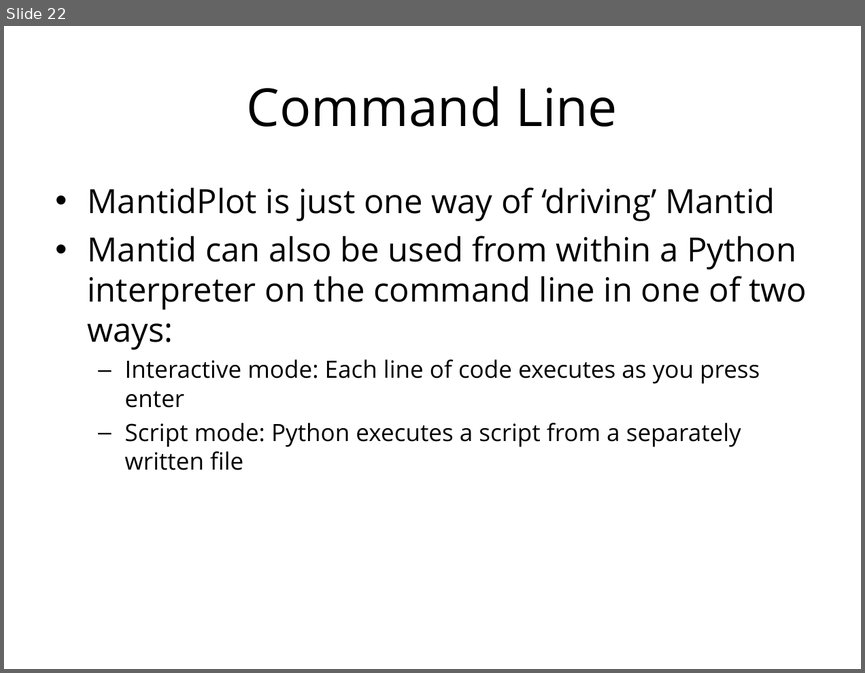
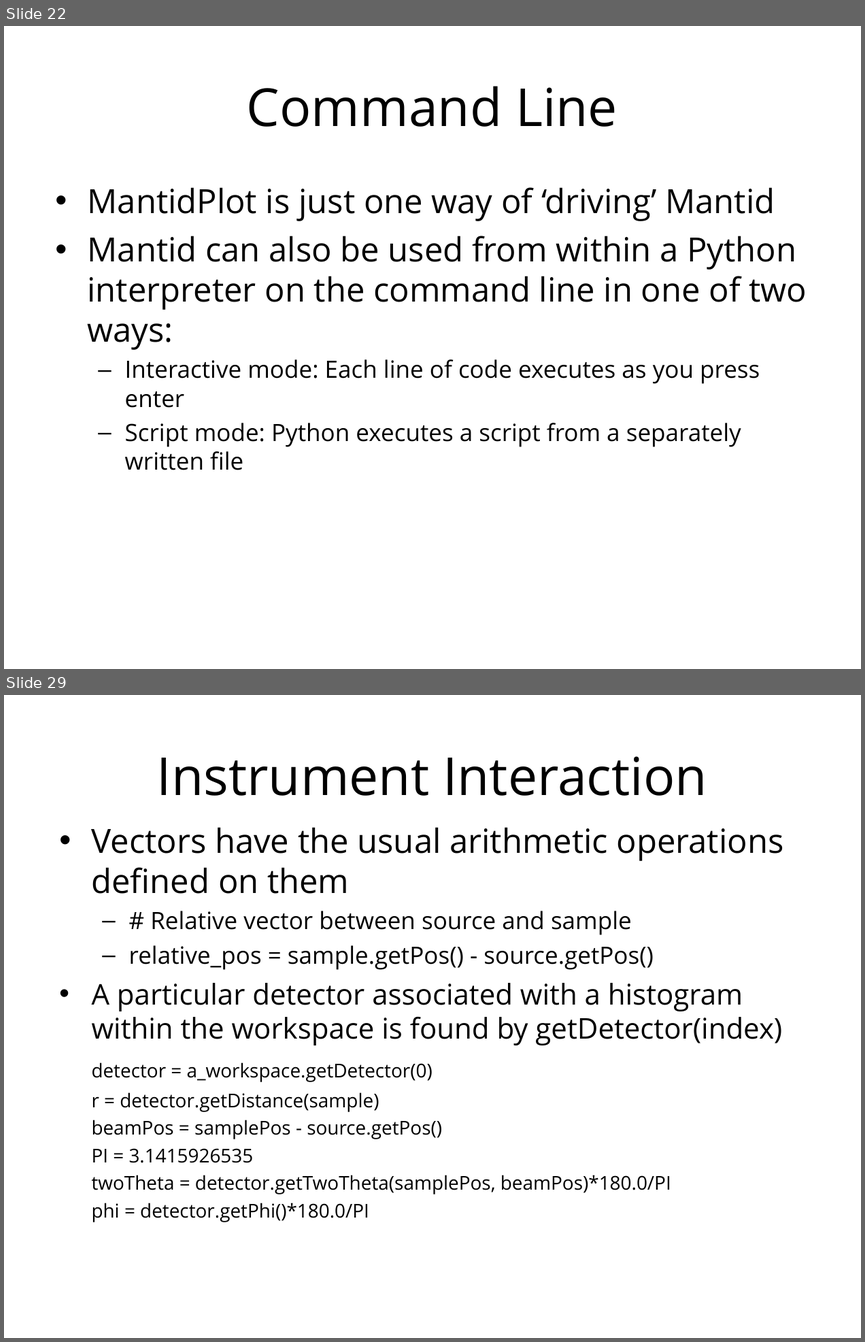
Before and after one commit to mantidproject/documents, a slide deck: Presentations/Python training course/Python in Mantid.ppt. Shown one above the other, each under a label of ours: slide 22 before the commit, slides 22 and 29 after it; the slides between them are not shown. The pictures are 865x673 and 865x1342 pixels, drawn with LibreOffice and Linux fonts; fonts in the diff are those of the drawing; background and template pictures are left out. Boxes give left, top, right and bottom in pixels: in the first picture for what was removed or moved away, otherwise in the second. Text is boxed around its words. In the diff, an @@ line names an element or a change of style, - is before the commit and + after.

```diff
--- a/Presentations/Python training course/Python in Mantid.ppt
+++ b/Presentations/Python training course/Python in Mantid.ppt
@@ slide 29 added at <box>4,695,861,1338</box>, background #FFFFFF @@
@@ title added at <box>157,756,707,796</box>, 44 pt, text #000000 @@
+Instrument Interaction
@@ text added at <box>92,827,784,1222</box>, 16 pt, text #000000 @@
+• Vectors have the usual arithmetic operations defined on them
+  – # Relative vector between source and sample
+  – relative_pos = sample.getPos() - source.getPos()
+• A particular detector associated with a histogram within the workspace is found by getDetector(index)
+detector = a_workspace.getDetector(0)
+r = detector.getDistance(sample)
+beamPos = samplePos - source.getPos()
+PI = 3.1415926535
+twoTheta = detector.getTwoTheta(samplePos, beamPos)*180.0/PI
+phi = detector.getPhi()*180.0/PI
```
Also in this commit, not shown: 1 slide changed, 6 other slides added.
